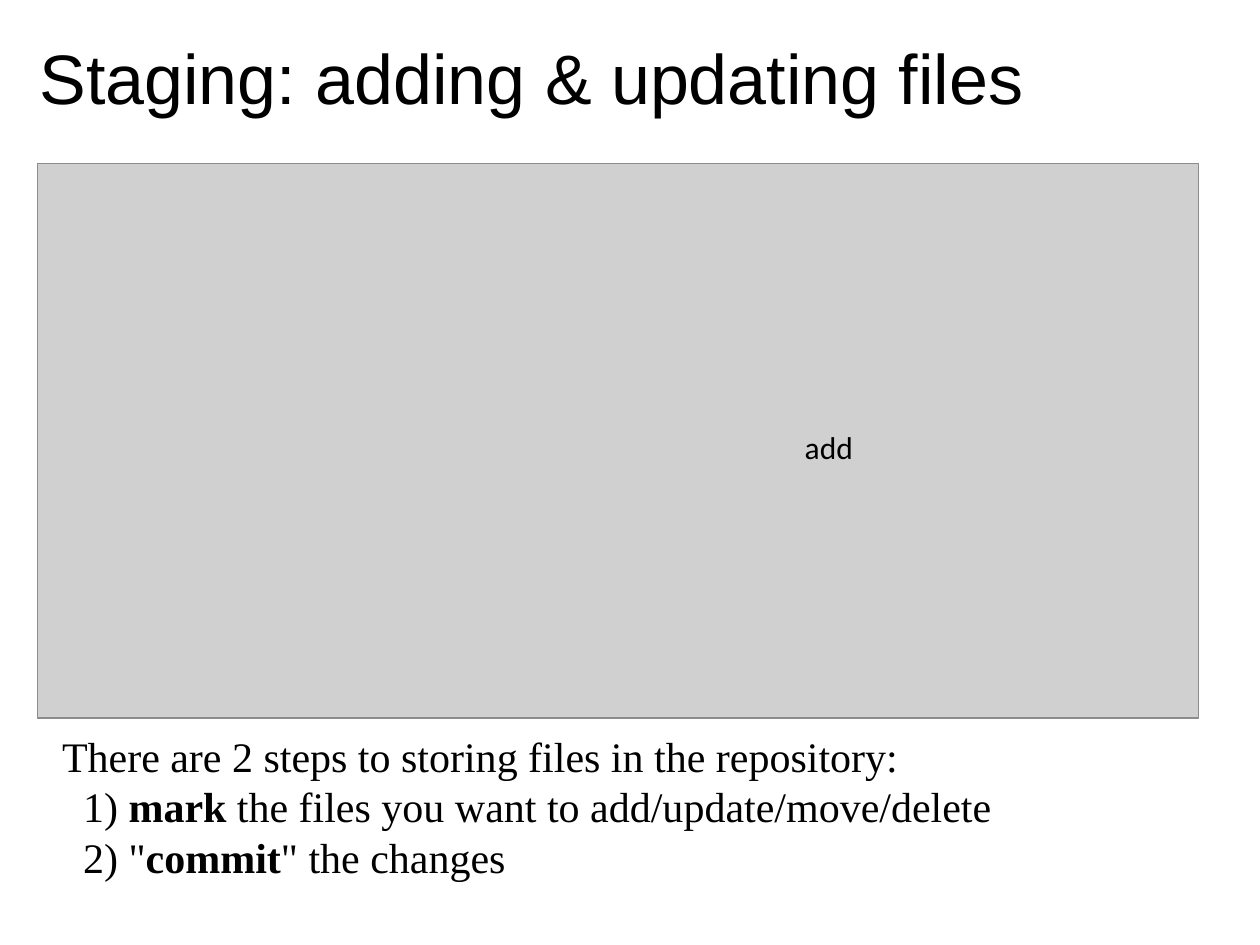
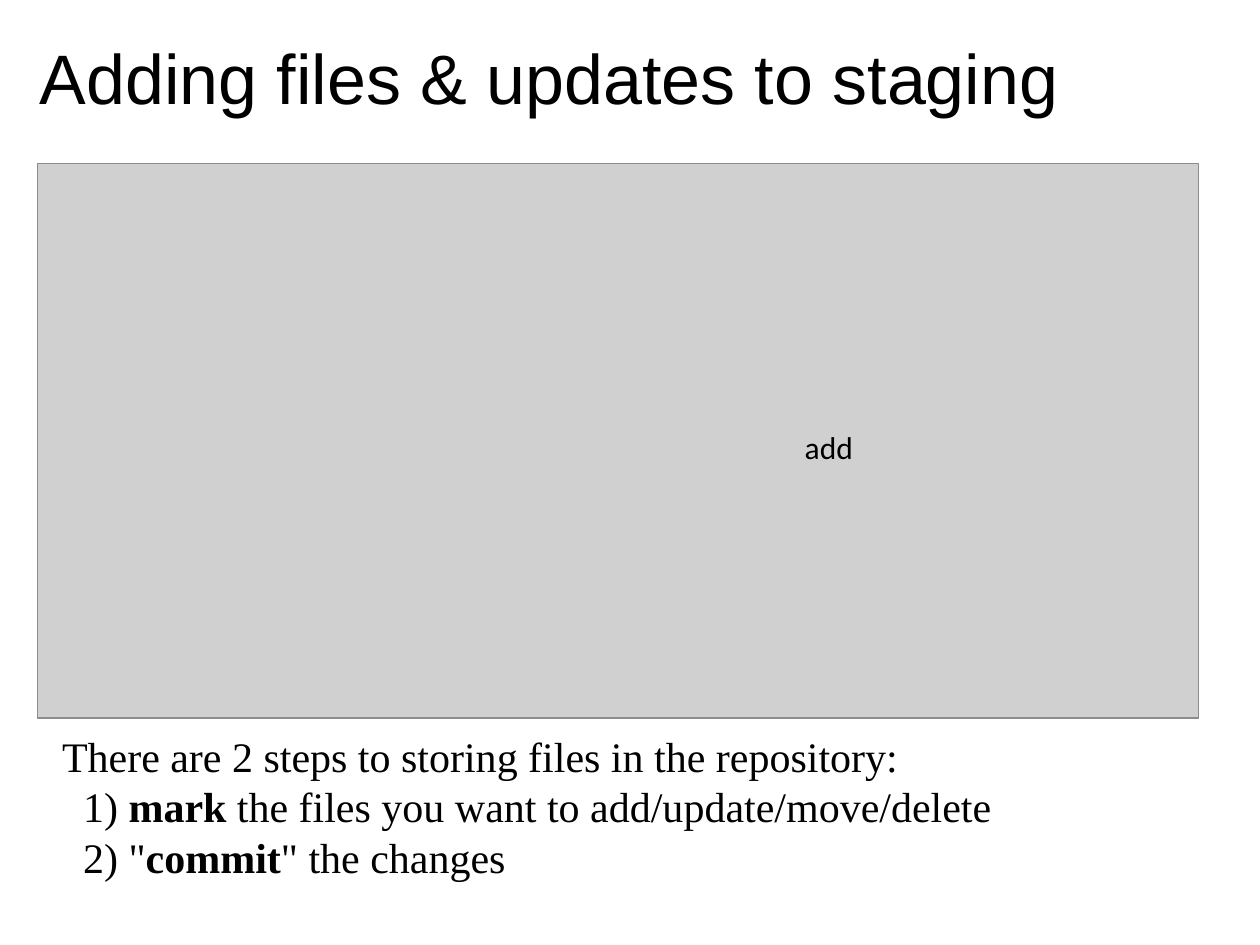
Before and after one commit to cpske/ISP, a slide deck: slide 7 of git/Git-Basics.odp. Drawn at 1260x945 pixels with LibreOffice and Linux fonts; fonts in the diff are those of the drawing; grey boxes stand for pictures. Boxes give left, top, right and bottom in pixels: in the first picture for what was removed or moved away, otherwise in the second. Text is boxed around its words. In the diff, an @@ line names an element or a change of style, - is before the commit and + after.

```diff
--- a/git/Git-Basics.odp
+++ b/git/Git-Basics.odp
@@ title at box(40, 53, 1059, 117): text changed @@
-Staging: adding & updating files
+Adding files & updates to staging
```
Also in this commit, not shown: 5 other slides changed, 4 other files.
